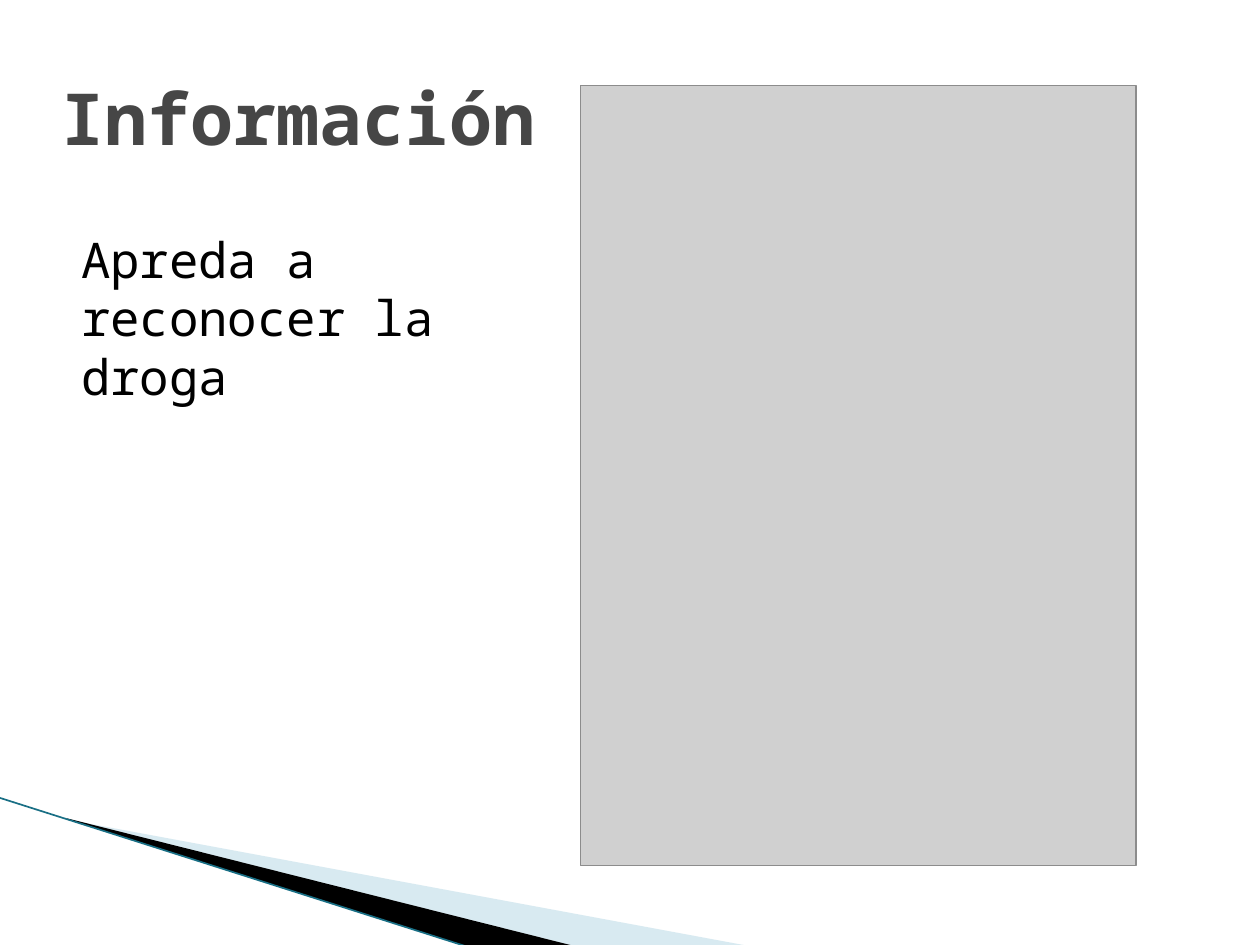
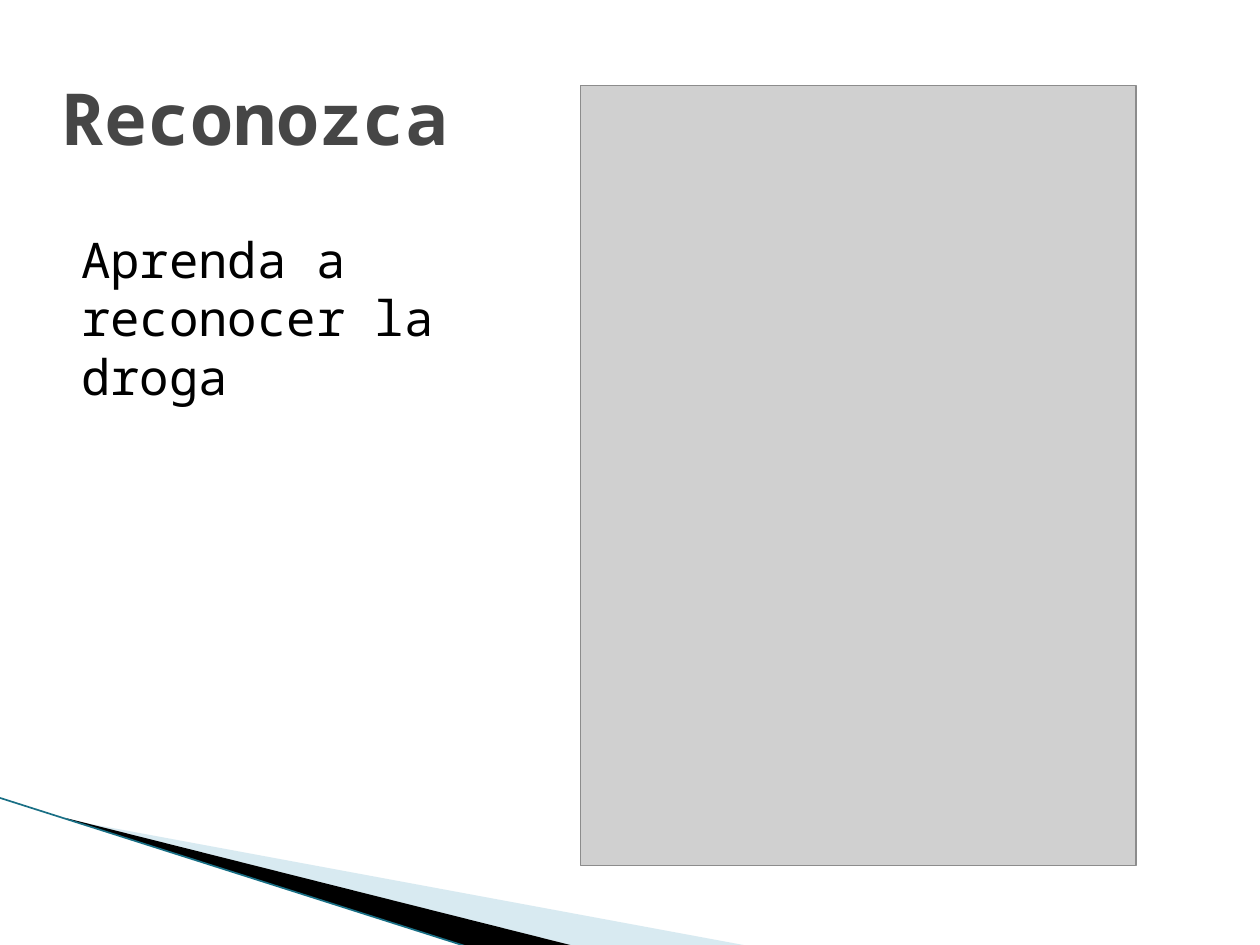
Before and after one commit to anfesmo/Drogas5aConvocatoria, a slide deck: slide 4 of themeforest-6705726-stroller-mobile-tablet-responsive-template/presentacion/odc_presentacion.pptx. Drawn at 1260x945 pixels with LibreOffice and Linux fonts; fonts in the diff are those of the drawing; grey boxes stand for pictures; background and template pictures are left out. Boxes give left, top, right and bottom in pixels: in the first picture for what was removed or moved away, otherwise in the second. Text is boxed around its words. In the diff, an @@ line names an element or a change of style, - is before the commit and + after.

```diff
--- a/themeforest-6705726-stroller-mobile-tablet-responsive-template/presentacion/odc_presentacion.pptx
+++ b/themeforest-6705726-stroller-mobile-tablet-responsive-template/presentacion/odc_presentacion.pptx
@@ title at (x1=62, y1=93, x2=449, y2=146): text changed @@
-Información
+Reconozca
@@ text at (x1=81, y1=240, x2=434, y2=407): text changed @@
-Apreda a reconocer la droga
+Aprenda a reconocer la droga
```
Also in this commit, not shown: 2 other slides changed, 1 other file.
